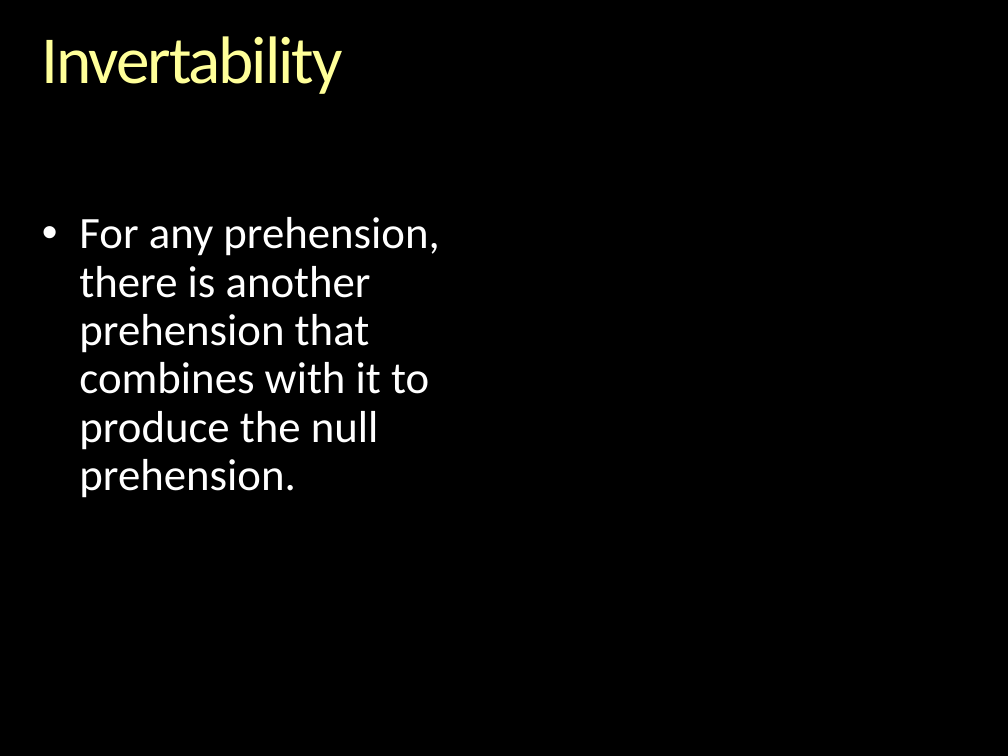
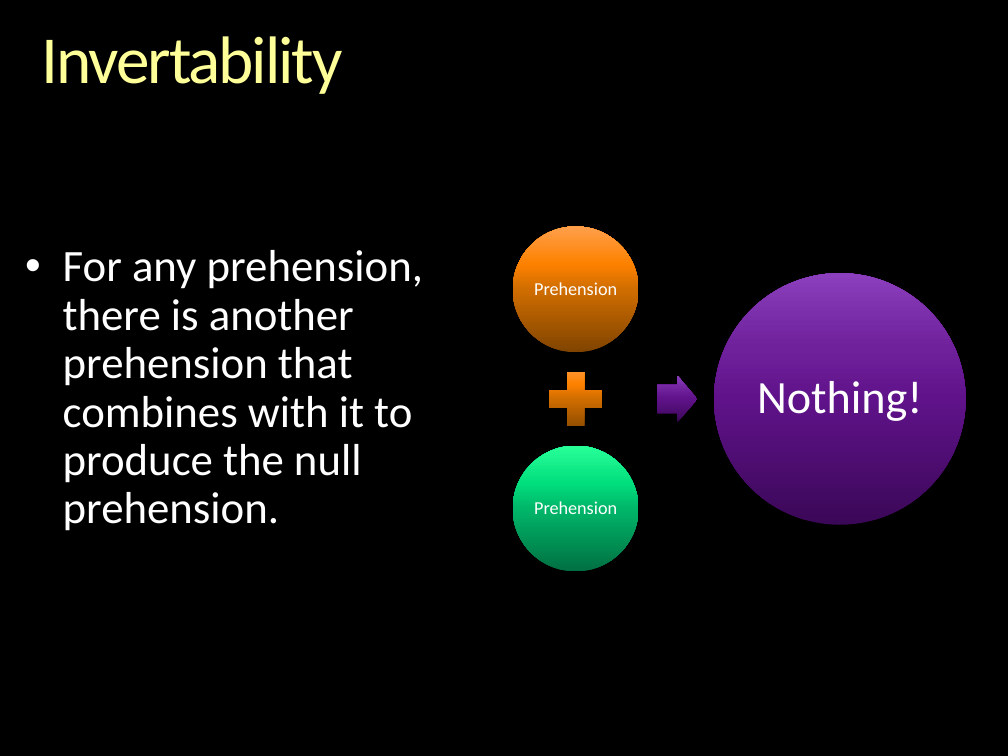
Before and after one commit to gcallah/indras_net, a slide deck: slide 18 of docs/ABMsAsAlgebraic.pptx. Drawn at 1008x756 pixels with LibreOffice and Linux fonts; fonts in the diff are those of the drawing; background and template pictures are left out. Boxes give left, top, right and bottom in pixels: in the first picture for what was removed or moved away, otherwise in the second. Text is boxed around its words. In the diff, an @@ line names an element or a change of style, - is before the commit and + after.

Commit message:
Enhanced ABMsAsAlgebraic.pptx

```diff
--- a/docs/ABMsAsAlgebraic.pptx
+++ b/docs/ABMsAsAlgebraic.pptx
@@ text "For any prehension, there is ...": place and size @@
-text "For any prehension, there is ..." at box(79, 217, 439, 498)
+text "For any prehension, there is ..." at box(63, 250, 423, 531)
@@ group added at box(513, 227, 966, 572): 3 ellipses, 3 texts, 1 plus sign, 1 right arrow @@
+Prehension
+Prehension
+Nothing!
```
